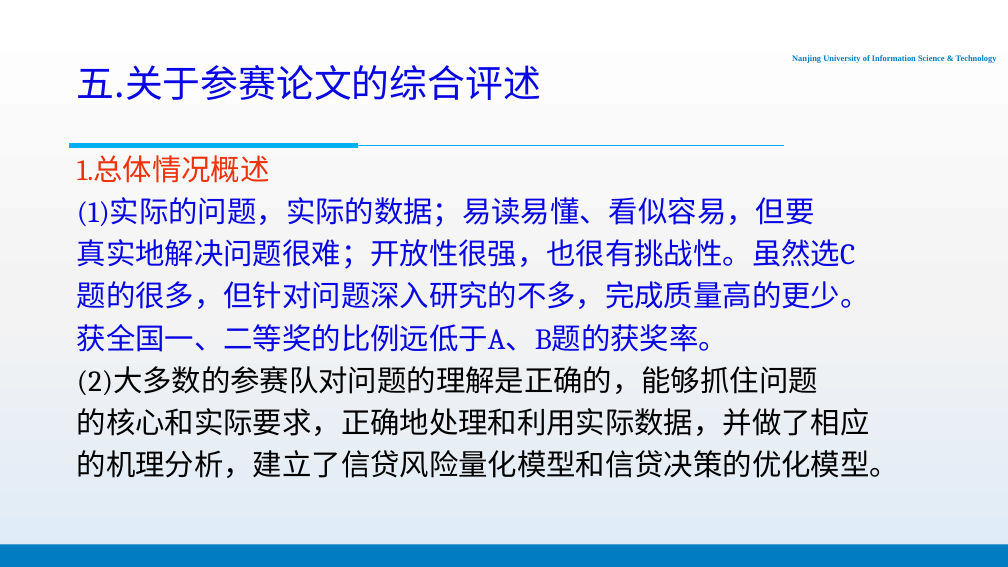
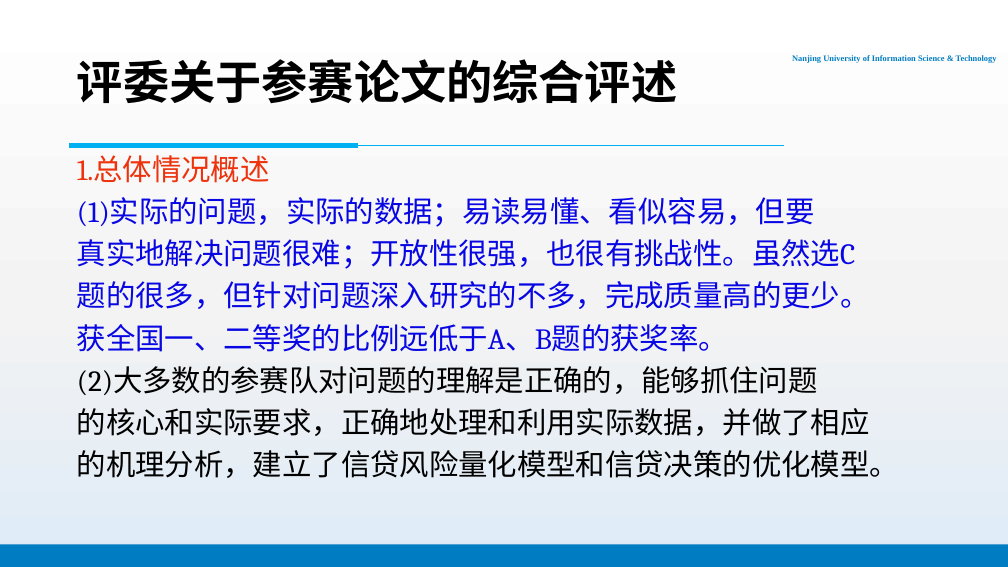
Before and after one commit to PhantomGMC/Week16-Math_model, a slide deck: slide 7 of 数模16周报告.pptx (slide 6 before the commit). Drawn at 1008x567 pixels with LibreOffice and Linux fonts; fonts in the diff are those of the drawing; background and template pictures are left out. Boxes give left, top, right and bottom in pixels: in the first picture for what was removed or moved away, otherwise in the second. Text is boxed around its words. In the diff, an @@ line names an element or a change of style, - is before the commit and + after.

```diff
--- a/数模16周报告.pptx
+++ b/数模16周报告.pptx
@@ title at box(77, 59, 678, 103): text changed; size 36 to 44 pt; text colour #0806E3 to #000000; bold on @@
-五.关于参赛论文的综合评述
+评委关于参赛论文的综合评述
```
Also in this commit, not shown: 6 other slides changed, 9 slides added.
